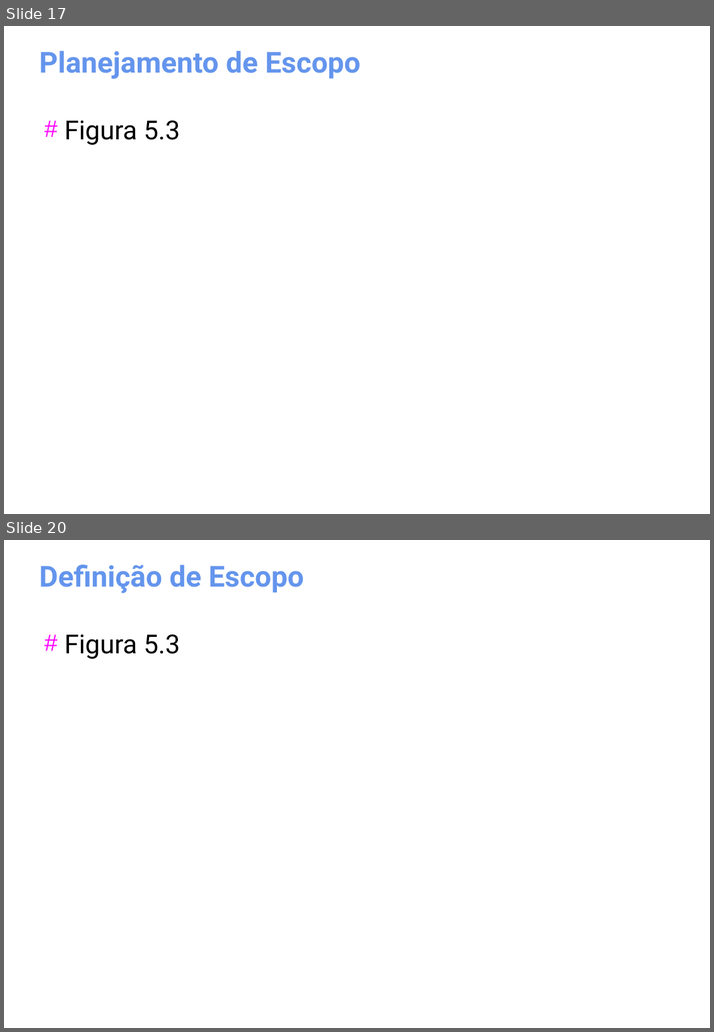
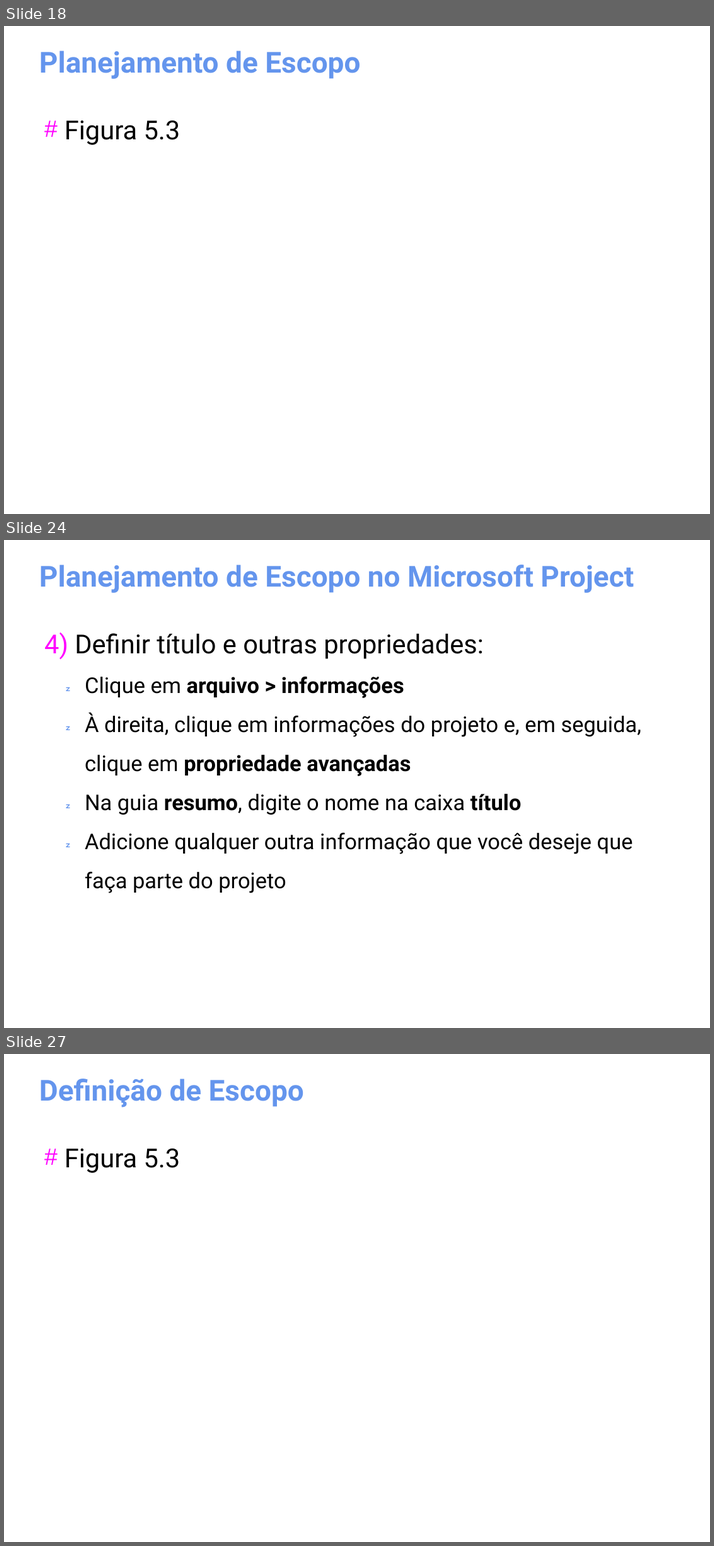
Before and after one commit to gomesluiz/gestao-de-projetos, a slide deck: aulas/project-aula-01.odp. Shown one above the other, each under a label of ours: slides 17 and 20 before the commit, slides 18, 24 and 27 after it; the slides between them are not shown. The pictures are 714x1032 and 714x1546 pixels, drawn with LibreOffice and Linux fonts; fonts in the diff are those of the drawing. Boxes give left, top, right and bottom in pixels: in the first picture for what was removed or moved away, otherwise in the second. Text is boxed around its words. In the diff, an @@ line names an element or a change of style, - is before the commit and + after.

```diff
--- a/aulas/project-aula-01.odp
+++ b/aulas/project-aula-01.odp
@@ slide 24 added at [4, 540, 710, 1028], background #FFFFFF @@
@@ title added at [39, 565, 633, 593], 32 pt, text #6495ED, bold @@
+Planejamento de Escopo no Microsoft Project
@@ text added at [75, 633, 642, 893], 24 pt, text #000000 @@
+4) Definir título e outras propriedades:
+   Clique em arquivo > informações
+   À direita, clique em informações do projeto e, em seguida, clique em propriedade avançadas
+   Na guia resumo, digite o nome na caixa título
+   Adicione qualquer outra informação que você deseje que faça parte do projeto
@@ what was slide 17 is now slide 18 @@
@@ what was slide 20 is now slide 27 @@
```
Also in this commit, not shown: 10 slides changed, 13 other slides added, 1 slide removed.
